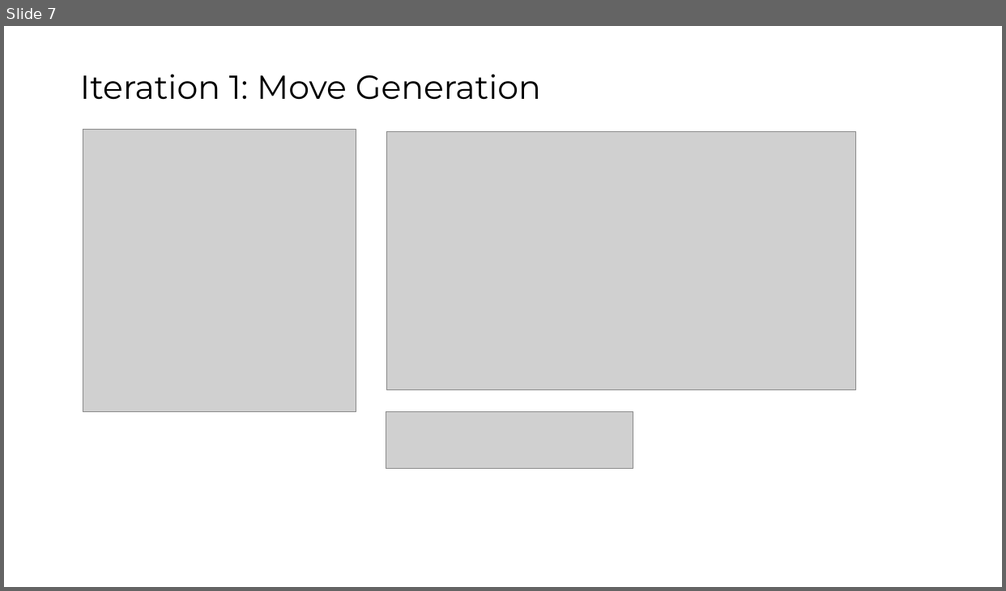
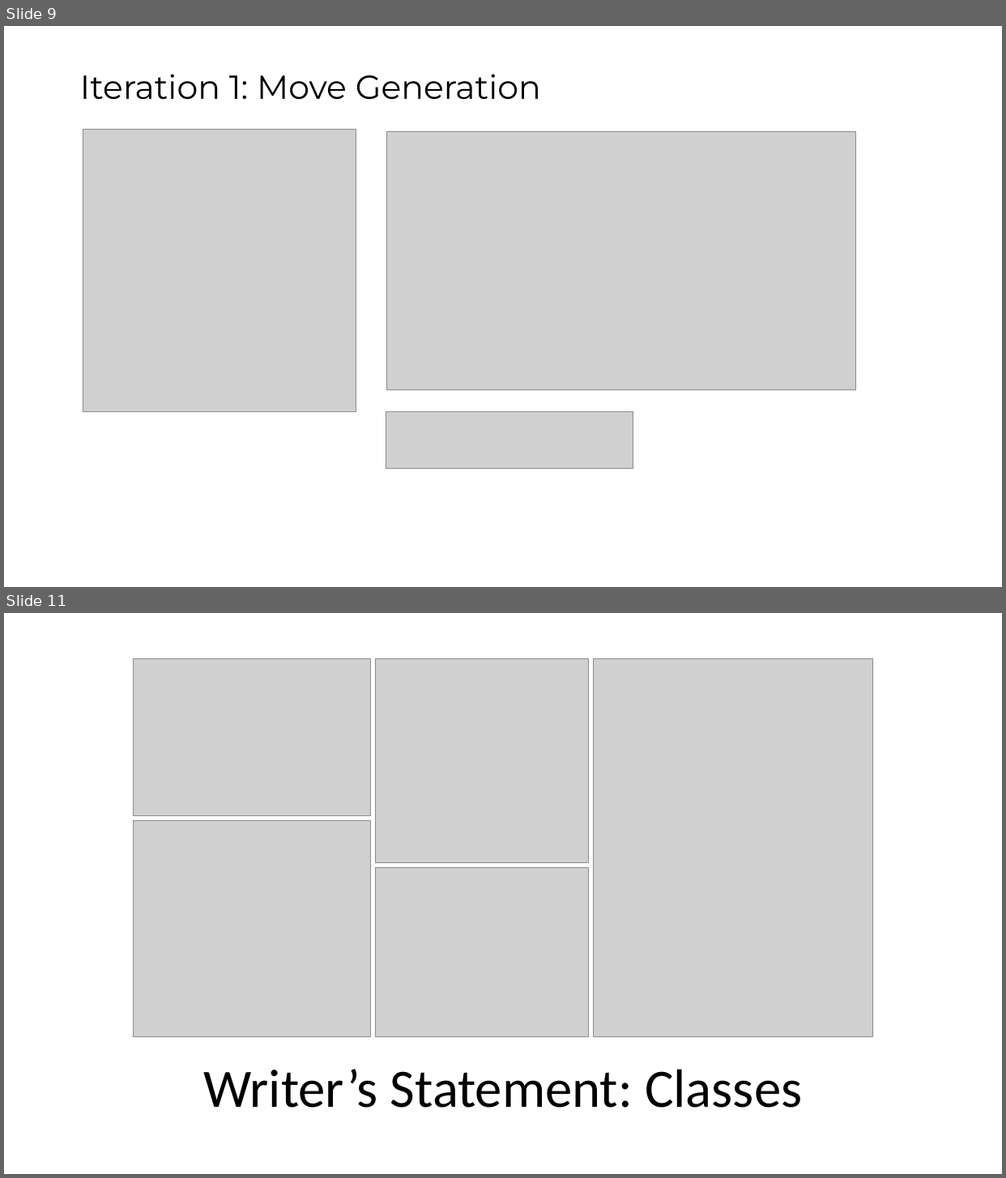
Before and after one commit to nozzyFTW/DailyChessPuzzle, a slide deck: DailyChessPuzzle.pptx. Shown one above the other, each under a label of ours: slide 7 before the commit, slides 9 and 11 after it; the slides between them are not shown. The pictures are 1006x591 and 1006x1178 pixels, drawn with LibreOffice and Linux fonts; fonts in the diff are those of the drawing; grey boxes stand for pictures. Boxes give left, top, right and bottom in pixels: in the first picture for what was removed or moved away, otherwise in the second. Text is boxed around its words. In the diff, an @@ line names an element or a change of style, - is before the commit and + after.

```diff
--- a/DailyChessPuzzle.pptx
+++ b/DailyChessPuzzle.pptx
@@ slide 11 added at (4,613,1002,1174), background #FFFFFF @@
@@ picture added at (134,658,371,815) @@
@@ picture added at (376,658,589,863) @@
@@ picture added at (593,658,872,1037) @@
@@ picture added at (134,821,371,1037) @@
@@ picture added at (376,868,589,1037) @@
@@ title added at (203,1069,802,1108), 52 pt, text #000000 @@
+Writer’s Statement: Classes
@@ what was slide 7 is now slide 9 @@
```
Also in this commit, not shown: 1 slide changed, 3 other slides added, 5 other files.
